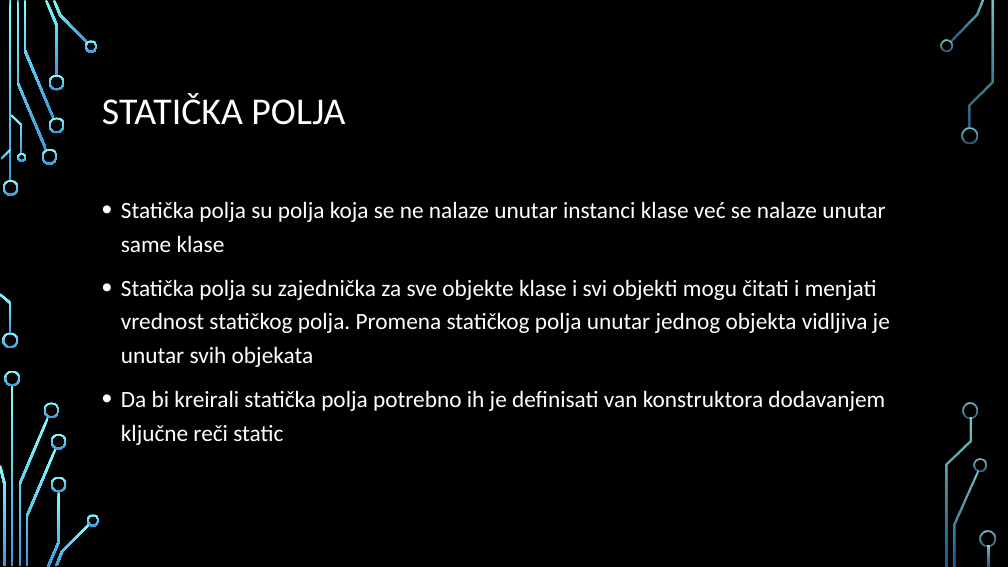
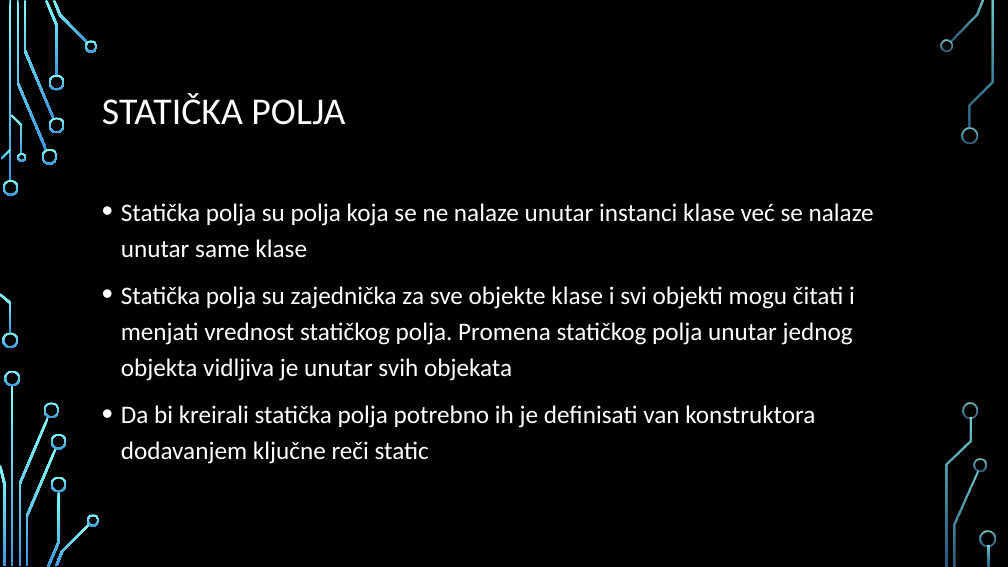
Before and after one commit to MihajloMilojevic/Sekcija, a slide deck: slide 8 of JavaScript/Napredno/prezentacije/18. Objektno orijentisano programiranje u javascriptu.pptx. Drawn at 1008x567 pixels with LibreOffice and Linux fonts; fonts in the diff are those of the drawing; background and template pictures are left out. Boxes give left, top, right and bottom in pixels: in the first picture for what was removed or moved away, otherwise in the second. Text is boxed around its words. In the diff, an @@ line names an element or a change of style, - is before the commit and + after.

```diff
--- a/JavaScript/Napredno/prezentacije/18. Objektno orijentisano programiranje u javascriptu.pptx
+++ b/JavaScript/Napredno/prezentacije/18. Objektno orijentisano programiranje u javascriptu.pptx
@@ text "Statička polja su polja koja ..." at box(121, 203, 874, 464): size 22.2 to 24 pt @@
```
Also in this commit, not shown: 1 other slide changed, 4 slides added, 4 other files.
